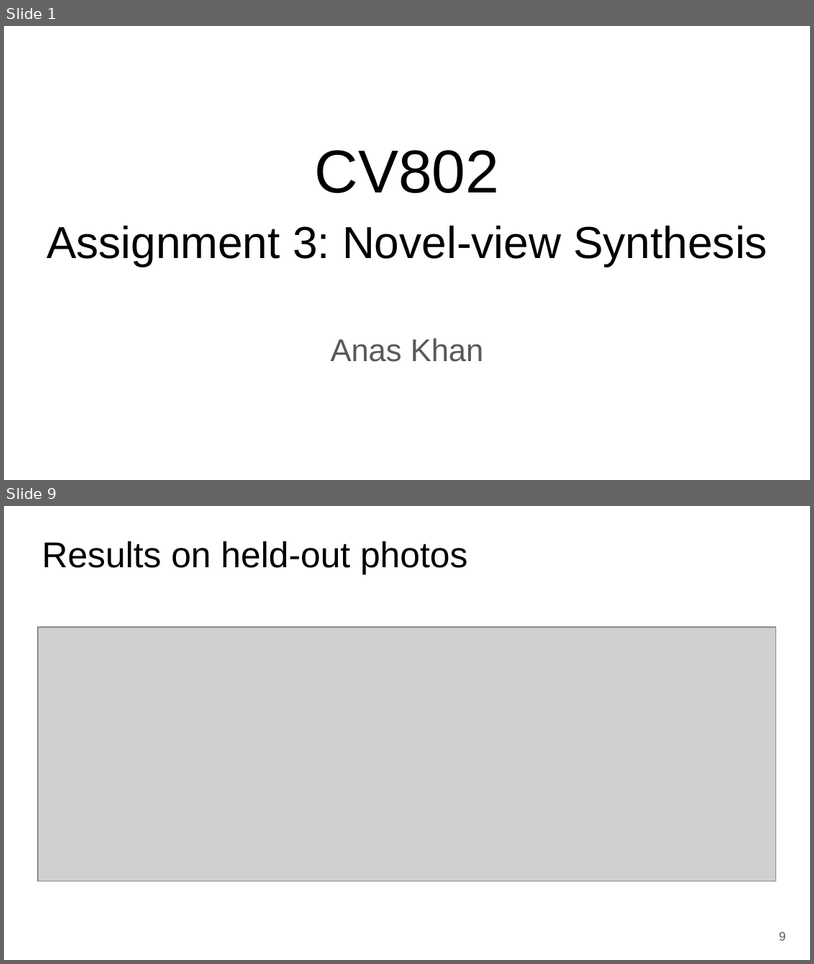
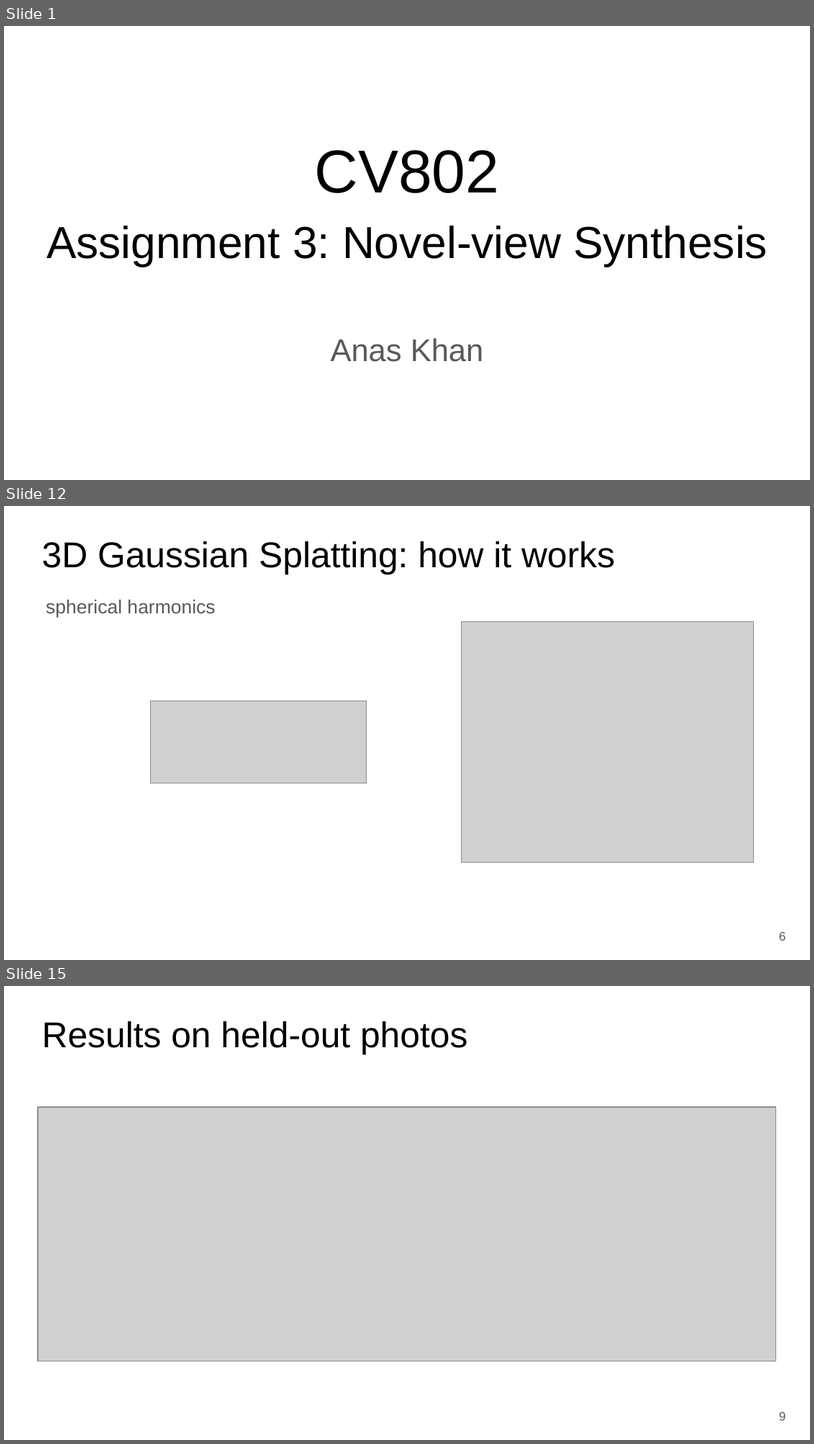
Before and after one commit to anas2908/cv802_assignment_3, a slide deck: docs/slides/CV802_SP3_novel_view_synthesis.pptx. Shown one above the other, each under a label of ours: slides 1 and 9 before the commit, slides 1, 12 and 15 after it; the slides between them are not shown. The pictures are 814x964 and 814x1444 pixels, drawn with LibreOffice and Linux fonts; fonts in the diff are those of the drawing; grey boxes stand for pictures. Boxes give left, top, right and bottom in pixels: in the first picture for what was removed or moved away, otherwise in the second. Text is boxed around its words. In the diff, an @@ line names an element or a change of style, - is before the commit and + after.

```diff
--- a/docs/slides/CV802_SP3_novel_view_synthesis.pptx
+++ b/docs/slides/CV802_SP3_novel_view_synthesis.pptx
@@ slide 12 added at <box>4,506,810,960</box>, background #FFFFFF @@
@@ text added at <box>42,541,615,575</box>, 32 pt, text #000000 @@
+3D Gaussian Splatting: how it works
@@ text added at <box>46,600,215,618</box>, 17 pt, text #595959 @@
+spherical harmonics
@@ picture added at <box>462,622,754,862</box> @@
@@ picture added at <box>151,701,367,782</box> @@
@@ text added at <box>779,932,787,940</box>, 11 pt, text #595959 @@
+6
@@ what was slide 9 is now slide 15 @@
```
Also in this commit, not shown: 15 slides changed, 6 other slides added, 1 slide removed, 5 other files.
